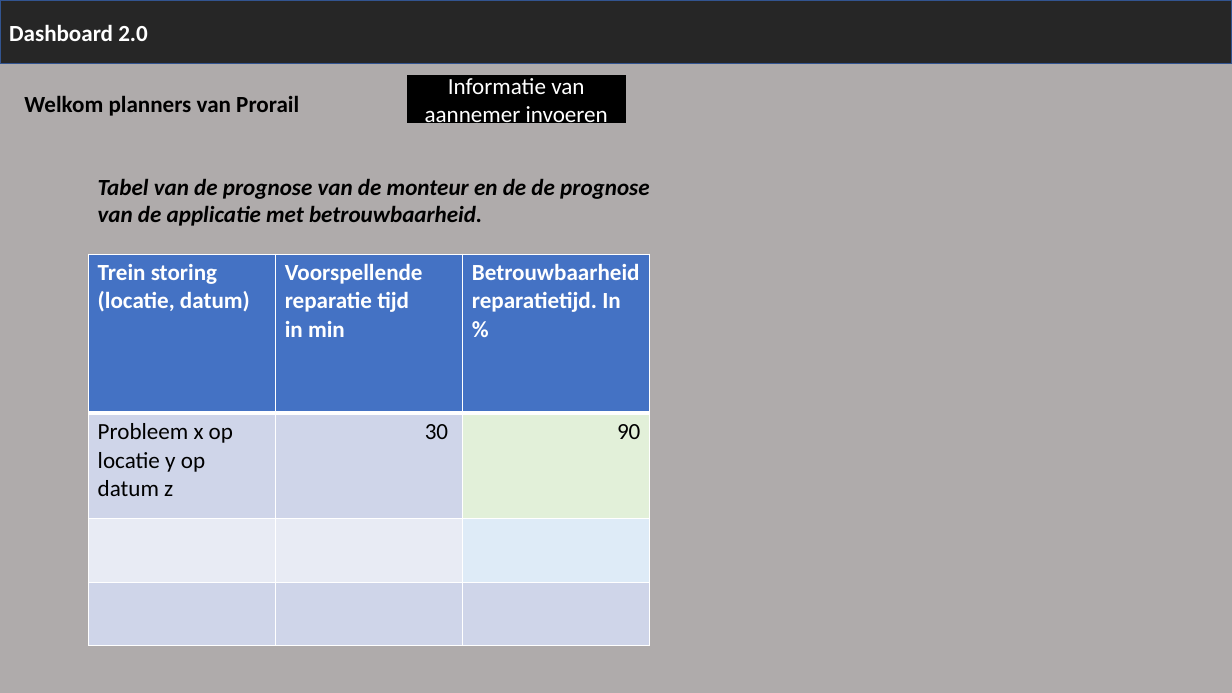
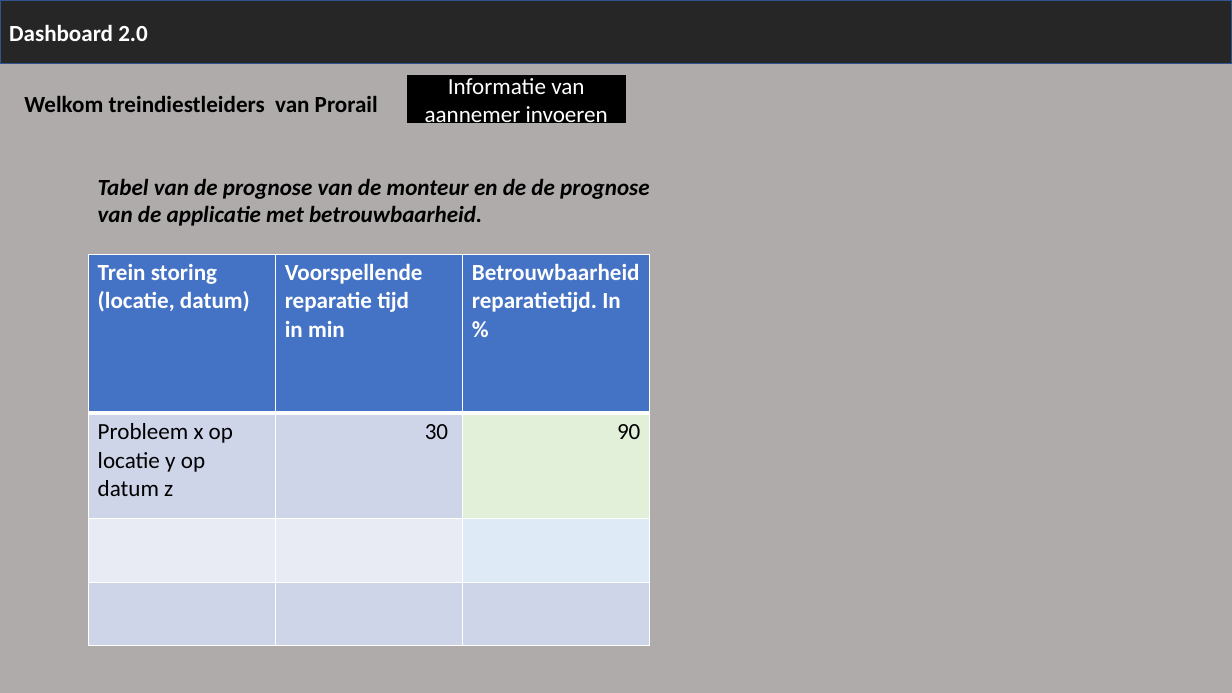
Before and after one commit to AmaryllisLee/DDB_Prorail, a slide deck: slide 1 of Wireframe_dashboard.pptx. Drawn at 1232x693 pixels with LibreOffice and Linux fonts; fonts in the diff are those of the drawing. Boxes give left, top, right and bottom in pixels: in the first picture for what was removed or moved away, otherwise in the second. Text is boxed around its words. In the diff, an @@ line names an element or a change of style, - is before the commit and + after.

```diff
--- a/Wireframe_dashboard.pptx
+++ b/Wireframe_dashboard.pptx
@@ text at (24, 96, 378, 112): text changed @@
-Welkom planners van Prorail
+Welkom treindiestleiders van Prorail
```
Also in this commit, not shown: 1 other slide changed, 1 other file.
